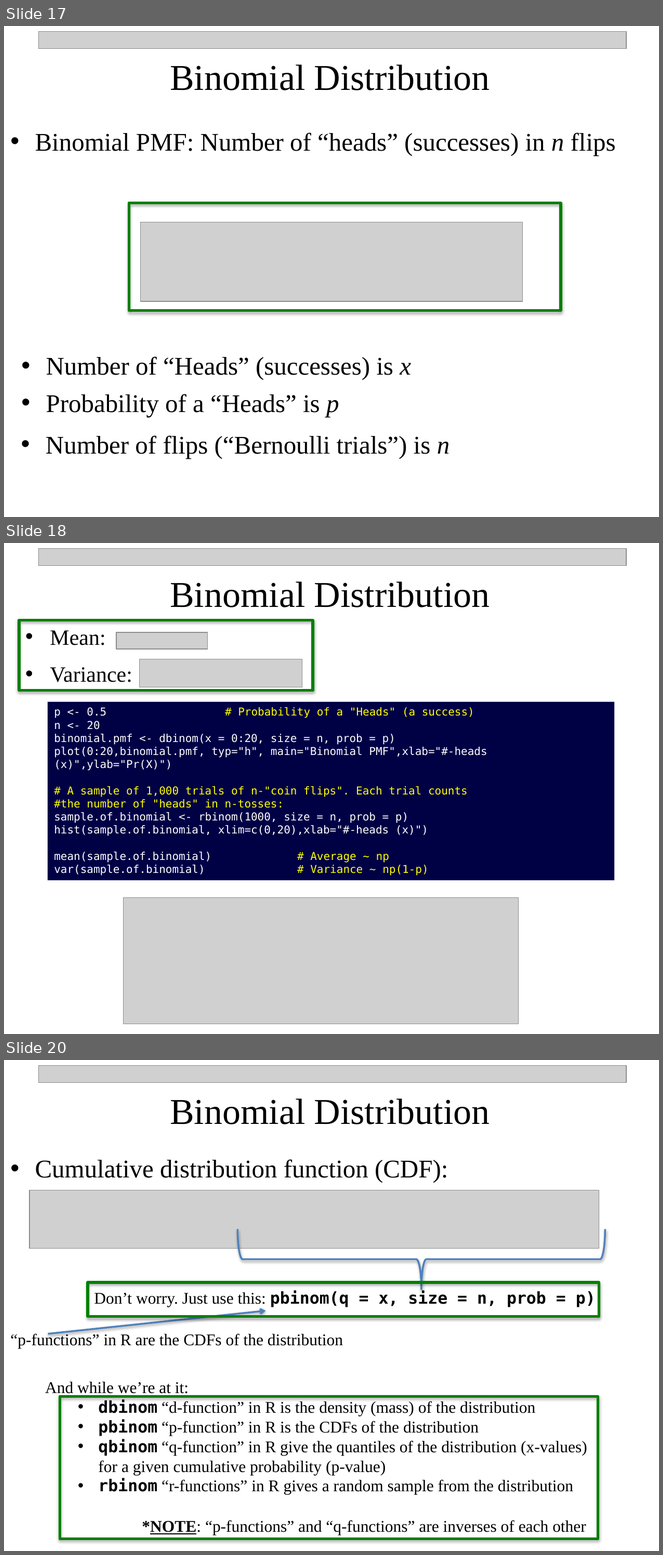
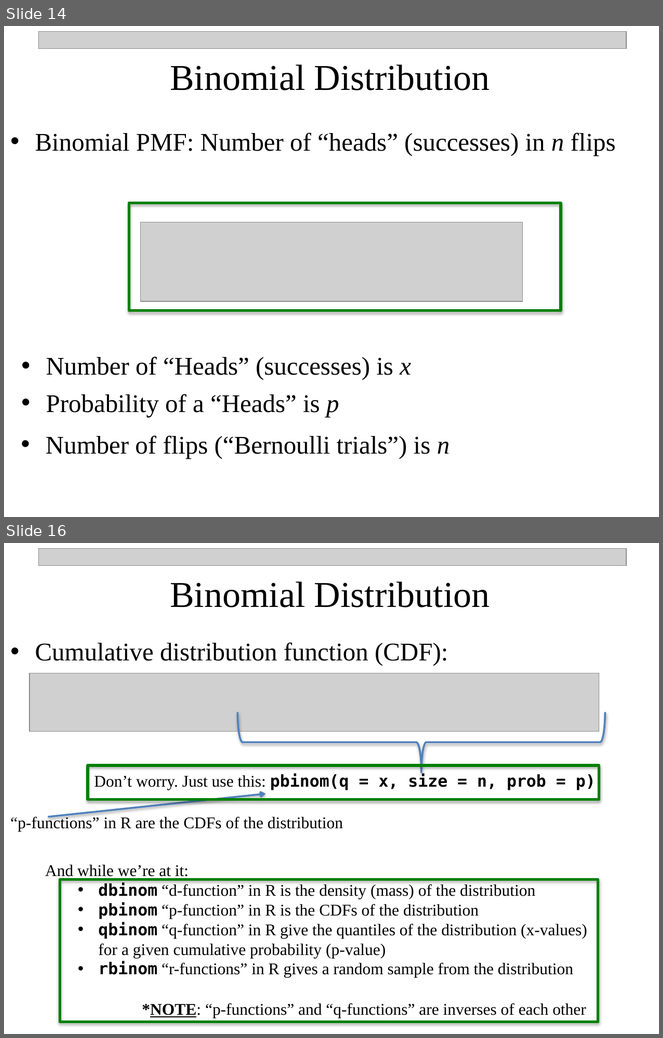
Before and after one commit to npetraco/MATFOS705, a slide deck: Notes/4_Important_Probability_Distributions.pptx. Shown one above the other, each under a label of ours: slides 17, 18 and 20 before the commit, slides 14 and 16 after it; the slides between them are not shown. The pictures are 663x1555 and 663x1038 pixels, drawn with LibreOffice and Linux fonts; fonts in the diff are those of the drawing; grey boxes stand for pictures. Boxes give left, top, right and bottom in pixels: in the first picture for what was removed or moved away, otherwise in the second. Text is boxed around its words. In the diff, an @@ line names an element or a change of style, - is before the commit and + after.

```diff
--- a/Notes/4_Important_Probability_Distributions.pptx
+++ b/Notes/4_Important_Probability_Distributions.pptx
@@ slide 18 removed at [4,543,659,1034], background #FFFFFF @@
@@ picture removed at [39,548,626,565] @@
@@ text removed at [170,581,490,607] @@
-Binomial Distribution
@@ rectangle removed at [19,620,312,691] @@
@@ text removed at [50,630,105,645] @@
-• Mean:
@@ picture removed at [116,633,207,650] @@
@@ text removed at [50,667,132,682] @@
-• Variance:
@@ picture removed at [140,659,303,687] @@
@@ rectangle removed at [48,702,614,881] @@
-p <- 0.5 # Probability of a "Heads" (a success)
-n <- 20
-binomial.pmf <- dbinom(x = 0:20, size = n, prob = p)
-plot(0:20,binomial.pmf, typ="h", main="Binomial PMF",xlab="#-heads (x)",ylab="Pr(X)")
-# A sample of 1,000 trials of n-"coin flips". Each trial counts
-#the number of "heads" in n-tosses:
-sample.of.binomial <- rbinom(1000, size = n, prob = p)
-hist(sample.of.binomial, xlim=c(0,20),xlab="#-heads (x)")
-mean(sample.of.binomial) # Average ~ np
-var(sample.of.binomial) # Variance ~ np(1-p)
@@ picture removed at [123,898,518,1024] @@
@@ what was slide 17 is now slide 14 @@
@@ what was slide 20 is now slide 16 @@
```
Also in this commit, not shown: 7 slides changed, 1 slide added, 6 other slides removed.
